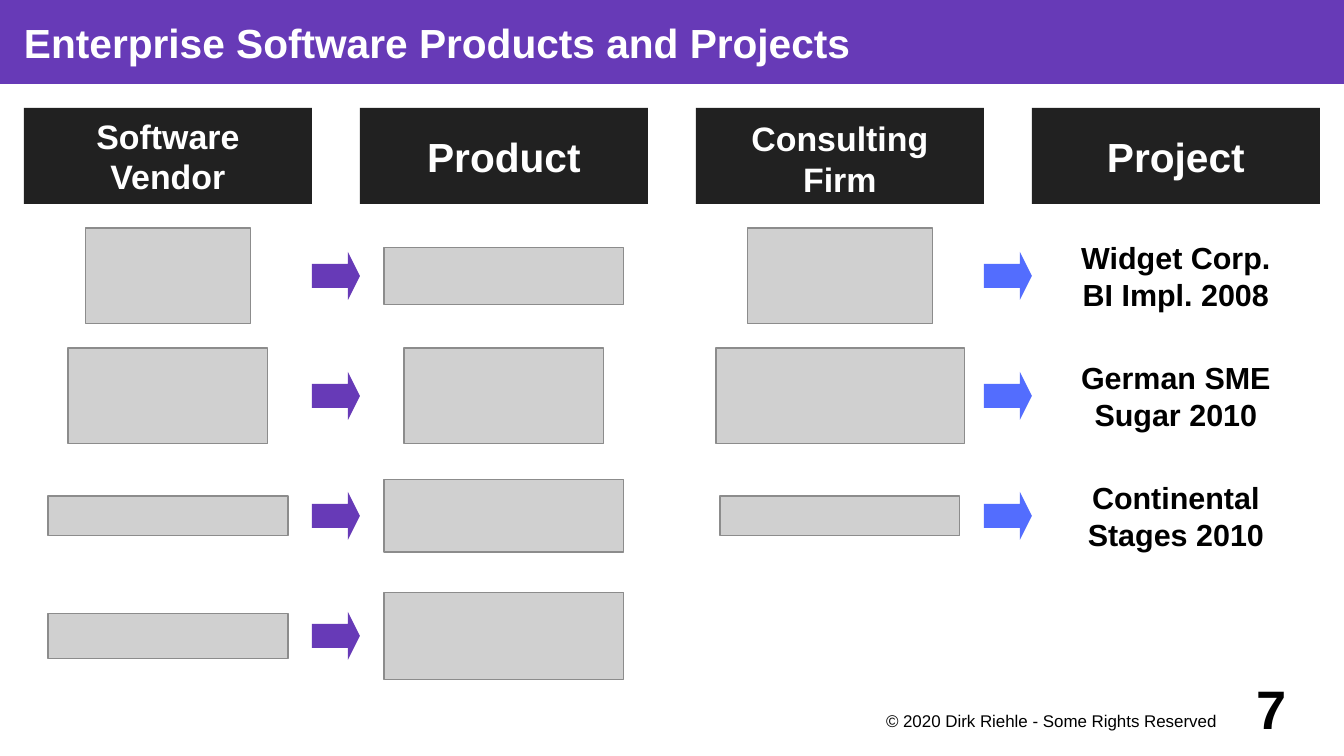
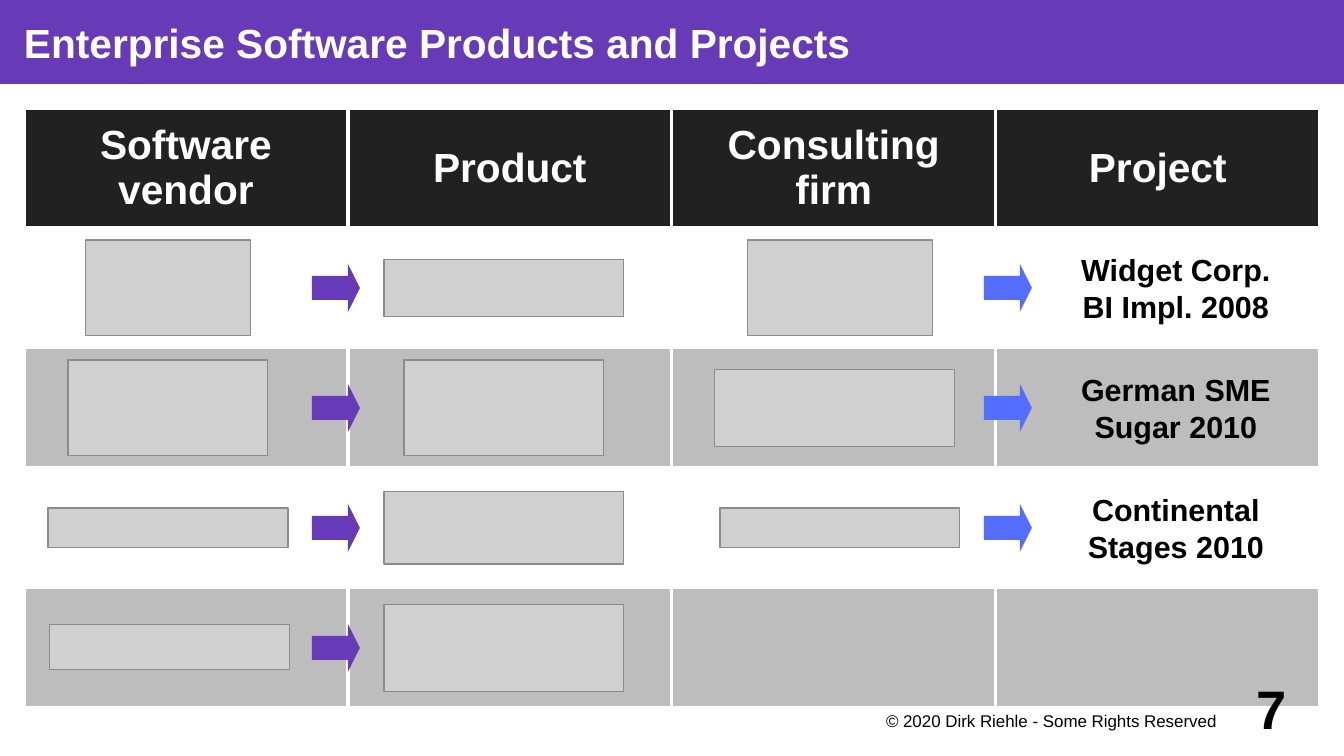
Before and after one commit to dirkriehle/coss-course, a slide deck: slide 7 of Lecture slides/COSS B03 - Software Vendors.odp. Drawn at 1344x756 pixels with LibreOffice and Linux fonts; fonts in the diff are those of the drawing; grey boxes stand for pictures. Boxes give left, top, right and bottom in pixels: in the first picture for what was removed or moved away, otherwise in the second. Text is boxed around its words. In the diff, an @@ line names an element or a change of style, - is before the commit and + after.

Commit message:
Revised vendor slides, mostly.

```diff
--- a/Lecture slides/COSS B03 - Software Vendors.odp
+++ b/Lecture slides/COSS B03 - Software Vendors.odp
@@ table added at <box>24,109,1322,709</box>, 5 rows, 4 columns @@
+Software / vendor | Product | Consulting / firm | Project
+ |  |  | 
+ |  |  | 
+ |  |  | 
+ |  |  | 
@@ group removed at <box>24,109,1320,205</box>: 4 rectangles @@
-Software
-Vendor
-Project
-Consulting
-Firm
-Product
@@ 2 pictures, 2 right arrows, 1 text: place and size @@
-2 pictures, 2 right arrows, 1 text at <box>48,252,1264,552</box>
+2 pictures, 2 right arrows, 1 text at <box>48,265,1264,564</box>
@@ picture: place and size @@
-picture at <box>716,348,965,444</box>
+picture at <box>715,370,955,446</box>
@@ 8 pictures, 5 right arrows, 2 texts: place and size @@
-8 pictures, 5 right arrows, 2 texts at <box>48,228,1271,681</box>
+8 pictures, 5 right arrows, 2 texts at <box>50,240,1271,693</box>
```
Also in this commit, not shown: 28 other slides changed, 11 slides added, 2 slides removed, 5 other files.
